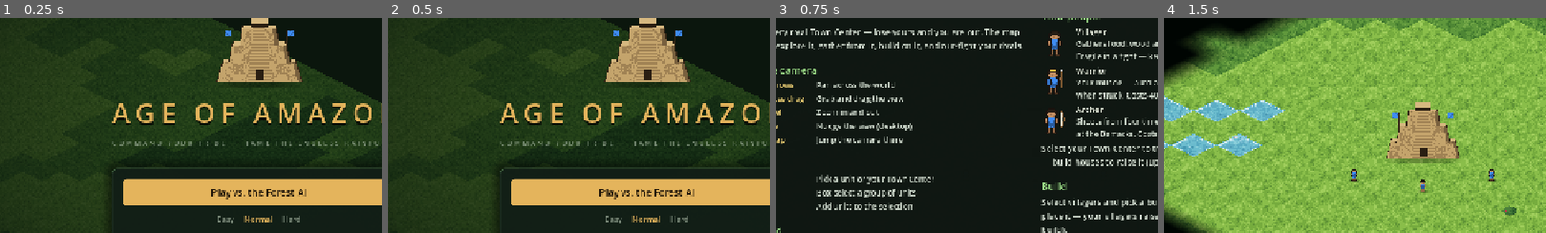
Above: before the commit, frames 1-4 (left to right).
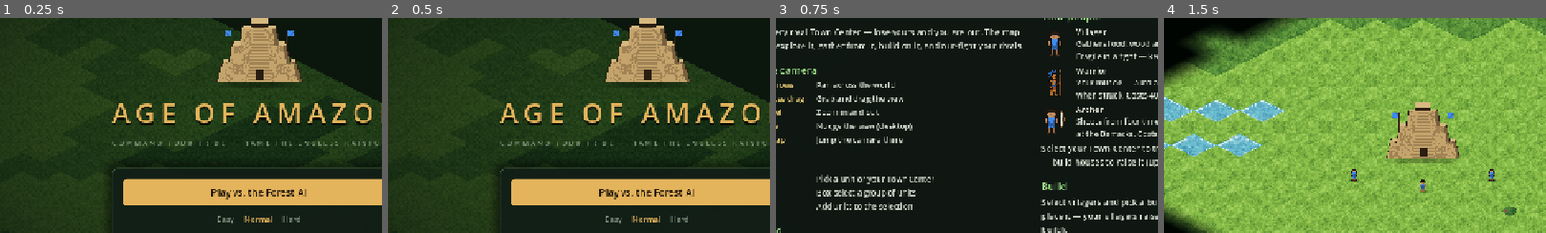
Above: after the commit, the same moments.

Repository: iagocavalcante/age-of-amazon
Game: Godot game, scene res://scenes/ui/MainMenu.tscn
Same seed, same stepped clock (60 frames per second), same inputs: the game is played once before the commit and once after it.
Inputs:
- Up to frame 1 (0.25 s): no input
- Up to frame 2 (0.5 s): no input
- Up to frame 3 (0.75 s): click "Play vs. the Forest AI" at 0.5 s
- Up to frame 4 (1.5 s): click "Start Playing" at 1.25 s
The pictures show only the part of the screen within x 16-66%, y 20-70%; the shares and areas given below are measured in that part.

Frames 1-2 are identical in both runs. In frame 3, 0.3% of the frame differs, in the area x 71-75%, y 24-36%; in frame 4, nothing differs.

Commit message:
feat(art): first painted unit — the tribal warrior, generated and chained
Warrior idle + walk frames generated with gpt-image-1 (master prompt from
docs/art/ai-sprite-generation.md), walk frames chained via images/edits
with the idle as reference, processed through the validated pipeline
(key/crop/quantize, bottom-center anchoring on a fixed 20x30 canvas).
AssetLibrary now prefers painted magenta masters from assets/sprites/
(tribe-tinted at load) and falls back to procedural art per unit — ADR 16.
Verified in-game: blue and red warriors render with tinted crests.

Diff:
--- a/scripts/autoloads/AssetLibrary.gd
+++ b/scripts/autoloads/AssetLibrary.gd
@@ -70,11 +70,17 @@
 	var unit_artist: UnitArtist = UnitArtist.new()
 	var building_artist: BuildingArtist = BuildingArtist.new()
 	for color: Color in Constants.PLAYER_COLORS:
-		unit_frames.append({
+		var procedural: Dictionary = {
 			"villager": unit_artist.build_villager_frames(color),
 			"warrior": unit_artist.build_warrior_frames(color),
 			"archer": unit_artist.build_archer_frames(color),
-		})
+		}
+		var frame_set: Dictionary = {}
+		for unit_type: String in procedural:
+			var painted: Array = _override_unit_frames(unit_type, color)
+			frame_set[unit_type] = painted if not painted.is_empty() \
+				else procedural[unit_type]
+		unit_frames.append(frame_set)
 		town_center_textures.append(building_artist.build_town_center(color))
 		building_textures.append({
 			"town_center": town_center_textures.back(),
@@ -126,6 +132,37 @@
 	icons["jade"] = PixelArt.sprite_from_rows(ICON_JADE, palette)
 	icons["pop"] = PixelArt.sprite_from_rows(ICON_POP, palette)
 
+# Painted sprite overrides (see docs/art/ai-sprite-generation.md): magenta
+# masters in assets/sprites/ are preferred over procedural art when every
+# frame of a unit exists; magenta remaps to the tribe color at load. The
+# procedural builders remain the permanent fallback — a missing or deleted
+# file can never break the game.
+const SPRITE_DIR: String = "res://assets/sprites/"
+
+func _override_unit_frames(unit_type: String, player_color: Color) -> Array:
+	var frames: Array = []
+	for frame: String in ["idle", "walk_a", "walk_b"]:
+		var path: String = SPRITE_DIR + "unit_%s_%s.png" % [unit_type, frame]
+		if not ResourceLoader.exists(path):
+			return []
+		var texture: Texture2D = load(path)
+		var img: Image = texture.get_image()
+		img.convert(Image.FORMAT_RGBA8)
+		_tint_magenta(img, player_color)
+		frames.append(ImageTexture.create_from_image(img))
+	return frames
+
+# Magenta-family pixels take the tribe color, keeping their shading value.
+# Thresholds match the validated pipeline (quantization darkens magenta).
+func _tint_magenta(img: Image, color: Color) -> void:
+	for y in range(img.get_height()):
+		for x in range(img.get_width()):
+			var p: Color = img.get_pixel(x, y)
+			if p.a > 0.0 and p.r8 > 140 and p.b8 > 90 and p.g8 < 110:
+				var value: float = (p.r + p.b) / 2.0
+				img.set_pixel(x, y, Color(
+					color.r * value, color.g * value, color.b * value, p.a))
+
 func get_unit_frames(player_id: int, unit_type: String) -> Array:
 	var idx: int = clampi(player_id, 0, unit_frames.size() - 1)
 	return unit_frames[idx][unit_type]
--- a/scripts/main/Main.gd
+++ b/scripts/main/Main.gd
@@ -915,6 +915,8 @@
 	animals.spawn_at("bush_dog", Vector2i(5, 3))
 	animals.spawn_at("caiman", Vector2i(2, 6))
 	_spawn_unit("archer", 0, Vector2i(4, 5))
+	_spawn_unit("warrior", 0, Vector2i(5, 4))
+	_spawn_unit("warrior", 1, Vector2i(1, 5))
 	camera.global_position = Constants.grid_to_world(3, 3)
 	camera.target_zoom = 1.9
 	camera.zoom = Vector2(1.9, 1.9)
Not shown, added: assets/sprites/reference/warrior_idle_magenta_20x30.png.import
Binary file added: assets/sprites/unit_warrior_idle.png
Not shown, added: assets/sprites/unit_warrior_idle.png.import
Binary file added: assets/sprites/unit_warrior_walk_a.png
Not shown, added: assets/sprites/unit_warrior_walk_a.png.import
Binary file added: assets/sprites/unit_warrior_walk_b.png
Not shown, added: assets/sprites/unit_warrior_walk_b.png.import
Not shown, changed: .claude-memory/activity.log
Not shown, changed: docs/architecture.md
Not shown, changed: docs/art/ai-sprite-generation.md
